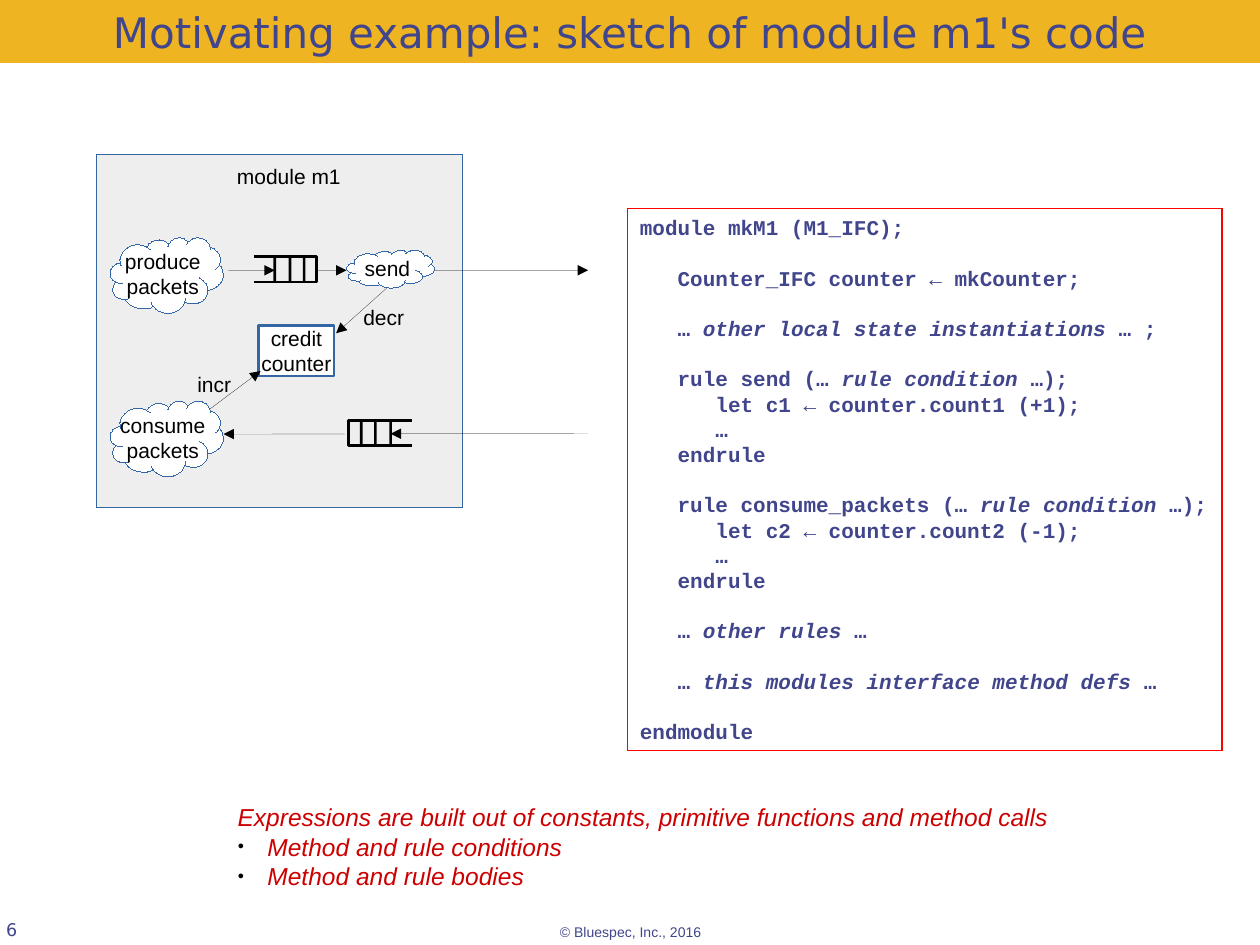
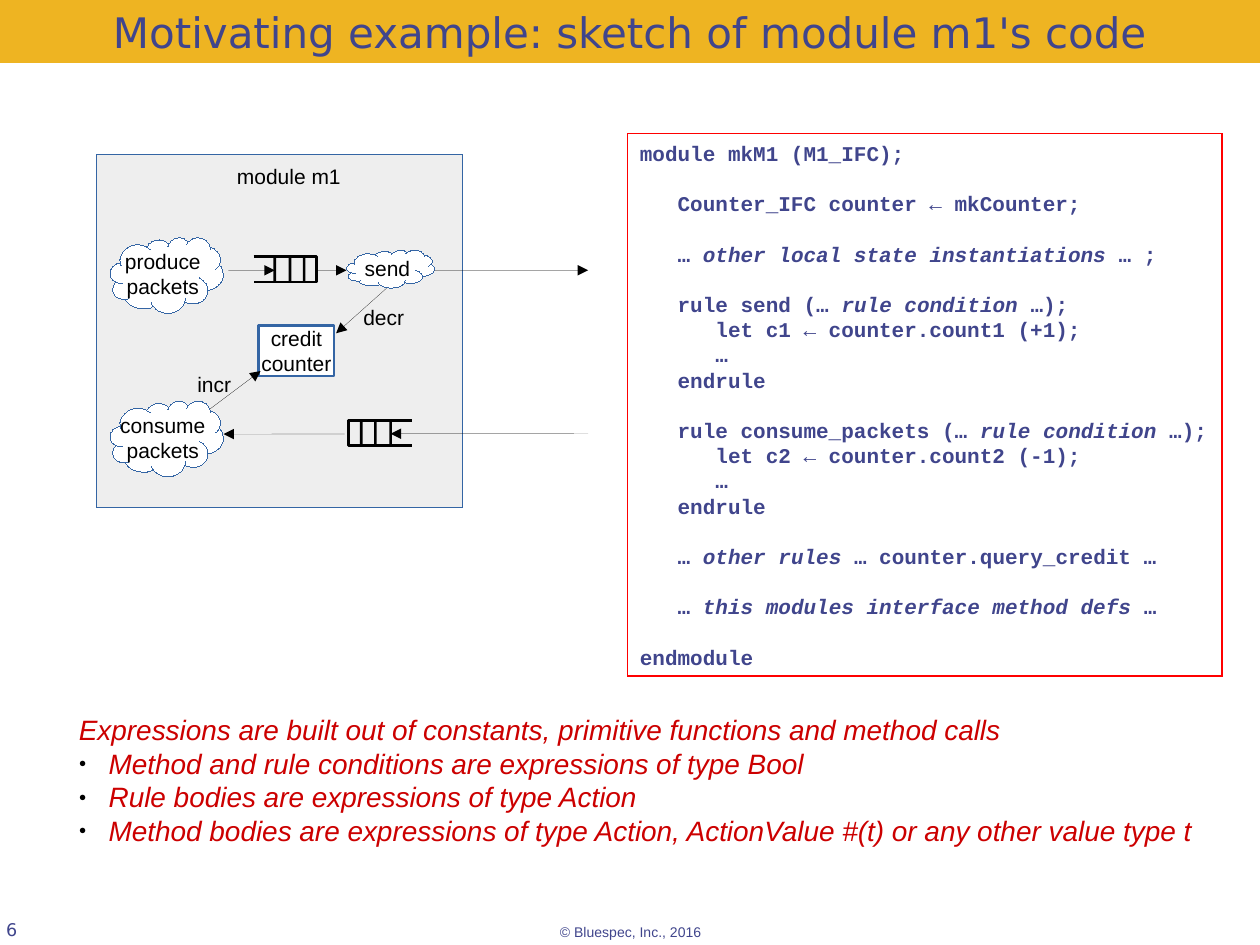
Before and after one commit to rsnikhil/Bluespec_BSV_Formal_Semantics, a slide deck: slide 6 of BSV_Semantics.odp. Drawn at 1260x945 pixels with LibreOffice and Linux fonts; fonts in the diff are those of the drawing; background and template pictures are left out. Boxes give left, top, right and bottom in pixels: in the first picture for what was removed or moved away, otherwise in the second. Text is boxed around its words. In the diff, an @@ line names an element or a change of style, - is before the commit and + after.

```diff
--- a/BSV_Semantics.odp
+++ b/BSV_Semantics.odp
@@ rectangle "module mkM1 (M1_IFC);": place and size @@
-rectangle "module mkM1 (M1_IFC);" at (627,208,1222,750)
+rectangle "module mkM1 (M1_IFC);" at (627,134,1222,675)
@@ text in rectangle at (703,549,1131,569): text changed; italic off @@
-… other rules …
+… other rules … counter.query_credit …
@@ text "Expressions are built out of ...": place and size @@
-text "Expressions are built out of ..." at (238,808,1047,886)
+text "Expressions are built out of ..." at (79,719,1192,846)
@@ text at (79,719,1000,746): size 14 to 16 pt in "Expressions are built out of constants, primitive ..." @@
@@ text at (109,753,1192,846): text changed; size 14 to 16 pt @@
-● Method and rule conditions
-● Method and rule bodies
+● Method and rule conditions are expressions of type Bool
+● Rule bodies are expressions of type Action
+● Method bodies are expressions of type Action, ActionValue #(t) or any other value type t
```
Also in this commit, not shown: 6 other slides changed, 8 slides added, 5 slides removed.
